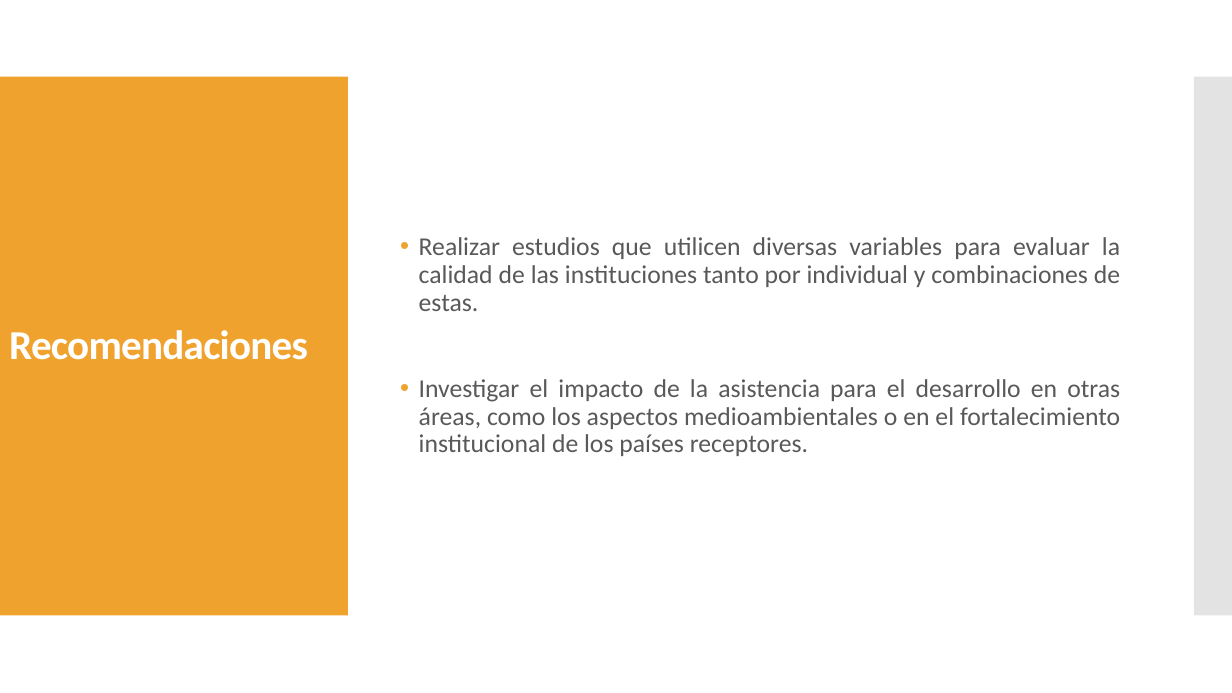
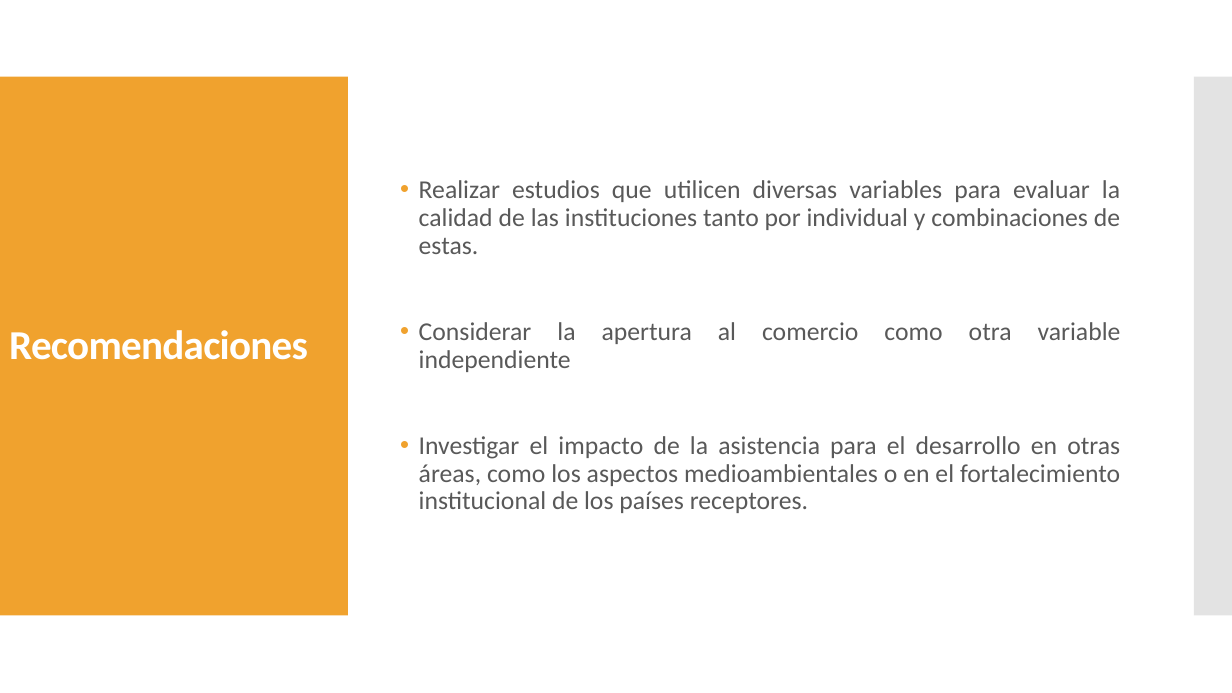
Before and after one commit to oemc/PES_research, a slide deck: slide 18 of Trabajo final/El efecto de la Asistencia Oficial para el desarrollo.pptx (slide 8 before the commit). Drawn at 1232x693 pixels with LibreOffice and Linux fonts; fonts in the diff are those of the drawing. Boxes give left, top, right and bottom in pixels: in the first picture for what was removed or moved away, otherwise in the second. Text is boxed around its words. In the diff, an @@ line names an element or a change of style, - is before the commit and + after.

```diff
--- a/Trabajo final/El efecto de la Asistencia Oficial para el desarrollo.pptx
+++ b/Trabajo final/El efecto de la Asistencia Oficial para el desarrollo.pptx
@@ text at <box>419,322,1121,344</box>: paragraph added @@
+• Considerar la apertura al comercio como otra variable independiente
```
Also in this commit, not shown: 5 other slides changed, 12 slides added, 2 slides removed, 11 other files.
